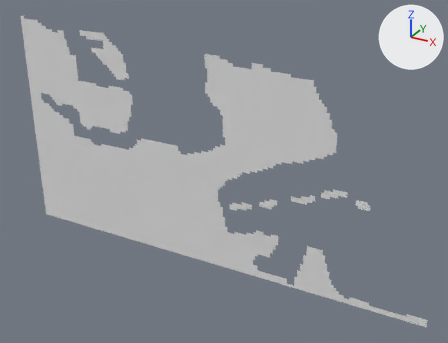
The OBJ model Assets/Tiled2Unity/Meshes/first_levers.obj, before and after one commit.
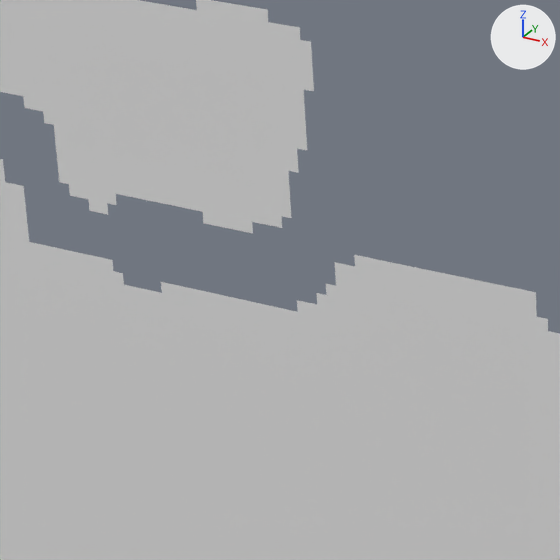
Each version is shown whole from a 50 mm camera at (7.2, -58.1, 10.1) aimed at (-25.0, 0.5, -19.2), then close up on the part from 15% to 41% of the width and 25% to 59% of the height. The axes (+X, +Y, +Z) are drawn at upper right. The lights are the same throughout. Where no turn or scale is listed for an object, it has been applied to the vertices.

Objects in the first close-up: 'first_levers'.
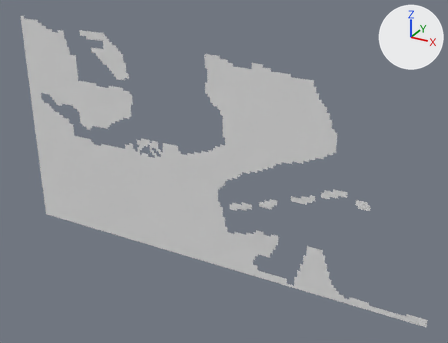
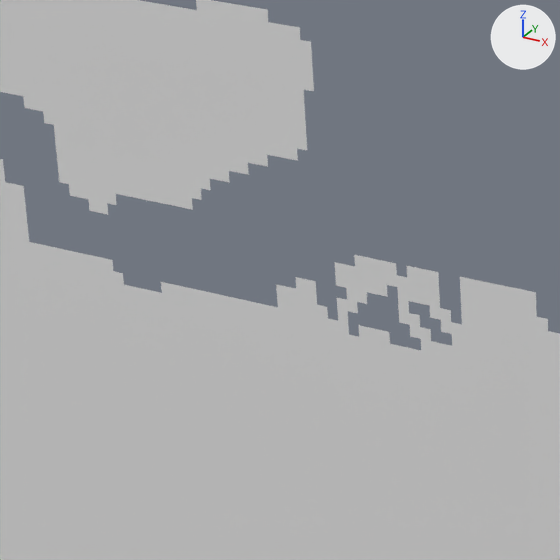
Patch to the scene script:
```diff
--- a/Assets/Tiled2Unity/Meshes/first_levers.obj.py
+++ b/Assets/Tiled2Unity/Meshes/first_levers.obj.py
@@ me_first_levers @@
 # used by ob_first_levers; location = (0.0, 0.0, 0.0)
-me_first_levers.from_pydata(...)  # 8409 vertices, 7841 faces; spans x -54.4..0.0, y 0.0, z -32.0..-3.5
+me_first_levers.from_pydata(...)  # 8362 vertices, 7768 faces; spans x -54.4..0.0, y 0.0, z -32.0..-3.5
+# me_first_levers part 1
+# 56 vertices are removed from x -41.3..-33.6, y 0.0, z -18.9..-15.0
+# 81 faces are deleted
+# 9 vertices are added at x -39.0..-37.8, y 0.0, z -18.6..-17.9
+# 8 new faces join them
```

Boxes (x1, y1, x2, y2) around the edits, measured in the close-ups (560 x 560 px):
part 1 of me_first_levers, cut back: before (192, 155, 462, 350); after (276, 277, 317, 312)
